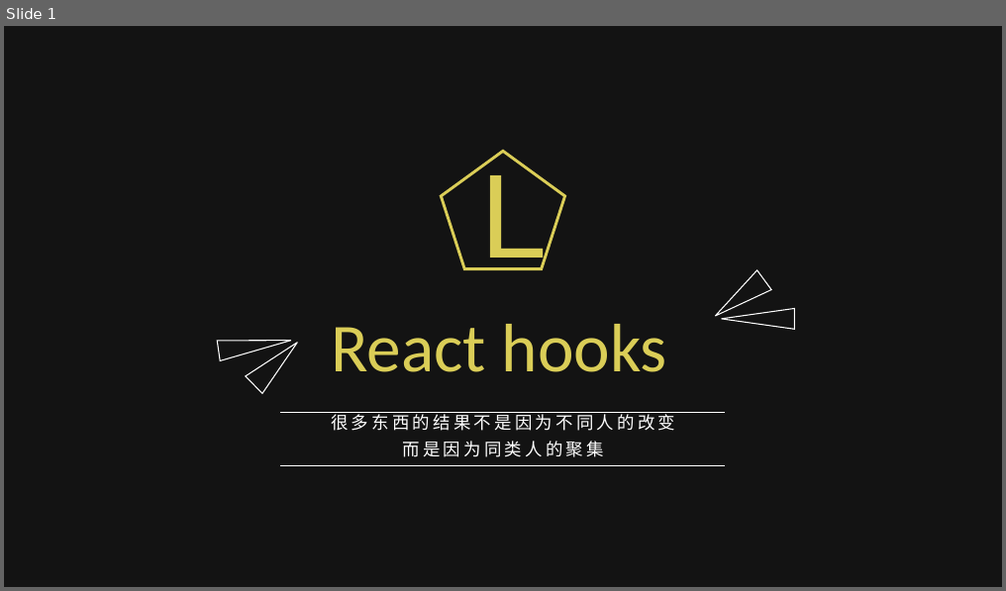
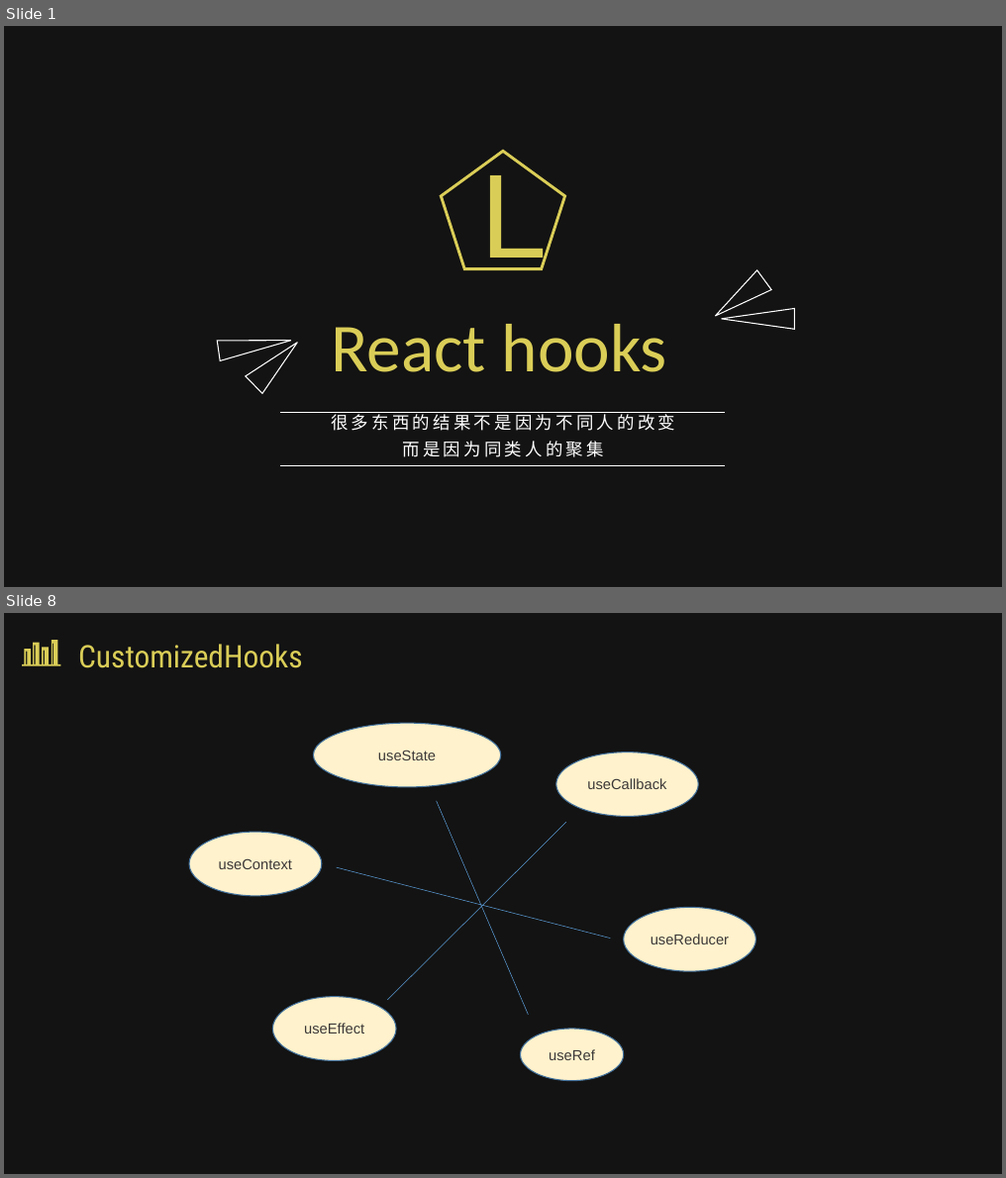
Before and after one commit to Zwe1/use-react-hooks, a slide deck: src/assets/React hooks.pptx. Shown one above the other, each under a label of ours: slide 1 before the commit, slides 1 and 8 after it; the slides between them are not shown. The pictures are 1006x591 and 1006x1178 pixels, drawn with LibreOffice and Linux fonts; fonts in the diff are those of the drawing; background and template pictures are left out; a plain dark background stands for a picture behind light text. Boxes give left, top, right and bottom in pixels: in the first picture for what was removed or moved away, otherwise in the second. Text is boxed around its words. In the diff, an @@ line names an element or a change of style, - is before the commit and + after.

```diff
--- a/src/assets/React hooks.pptx
+++ b/src/assets/React hooks.pptx
@@ slide 8 added at (4, 613, 1002, 1174), background picture (left out); not listed: 1 template element that a slide beside it also shows @@
@@ freeform shape added at (22, 640, 60, 666), fill #DACD57 @@
@@ text added at (78, 644, 303, 668), 30 pt, text #DACD57 @@
+CustomizedHooks
@@ ellipse added at (313, 723, 500, 787), fill #FFF2CC, outline #43739E 1 pt, 14 pt, text #3B3838 @@
+useState
@@ ellipse added at (556, 753, 699, 817), fill #FFF2CC, outline #43739E 1 pt, 14 pt, text #3B3838 @@
+useCallback
@@ line added from (437, 801) to (528, 1015), #5B9BD5 0.5 pt @@
@@ ellipse added at (189, 832, 322, 896), fill #FFF2CC, outline #43739E 1 pt, 14 pt, text #3B3838 @@
+useContext
@@ line added from (387, 1000) to (566, 822), #5B9BD5 0.5 pt @@
@@ line added from (337, 867) to (611, 939), #5B9BD5 0.5 pt @@
@@ ellipse added at (624, 907, 756, 971), fill #FFF2CC, outline #43739E 1 pt, 14 pt, text #3B3838 @@
+useReducer
@@ ellipse added at (272, 997, 396, 1061), fill #FFF2CC, outline #43739E 1 pt, 14 pt, text #3B3838 @@
+useEffect
@@ ellipse added at (521, 1029, 624, 1081), fill #FFF2CC, outline #43739E 1 pt, 14 pt, text #3B3838 @@
+useRef
```
Also in this commit, not shown: 8 slides changed, 2 other slides added, 1 slide removed, 6 other files.
